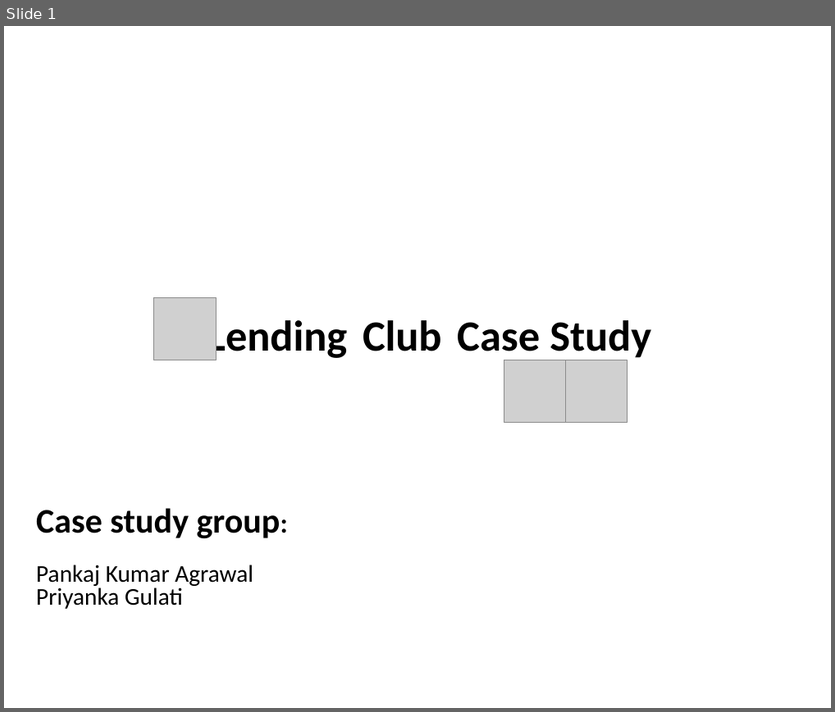
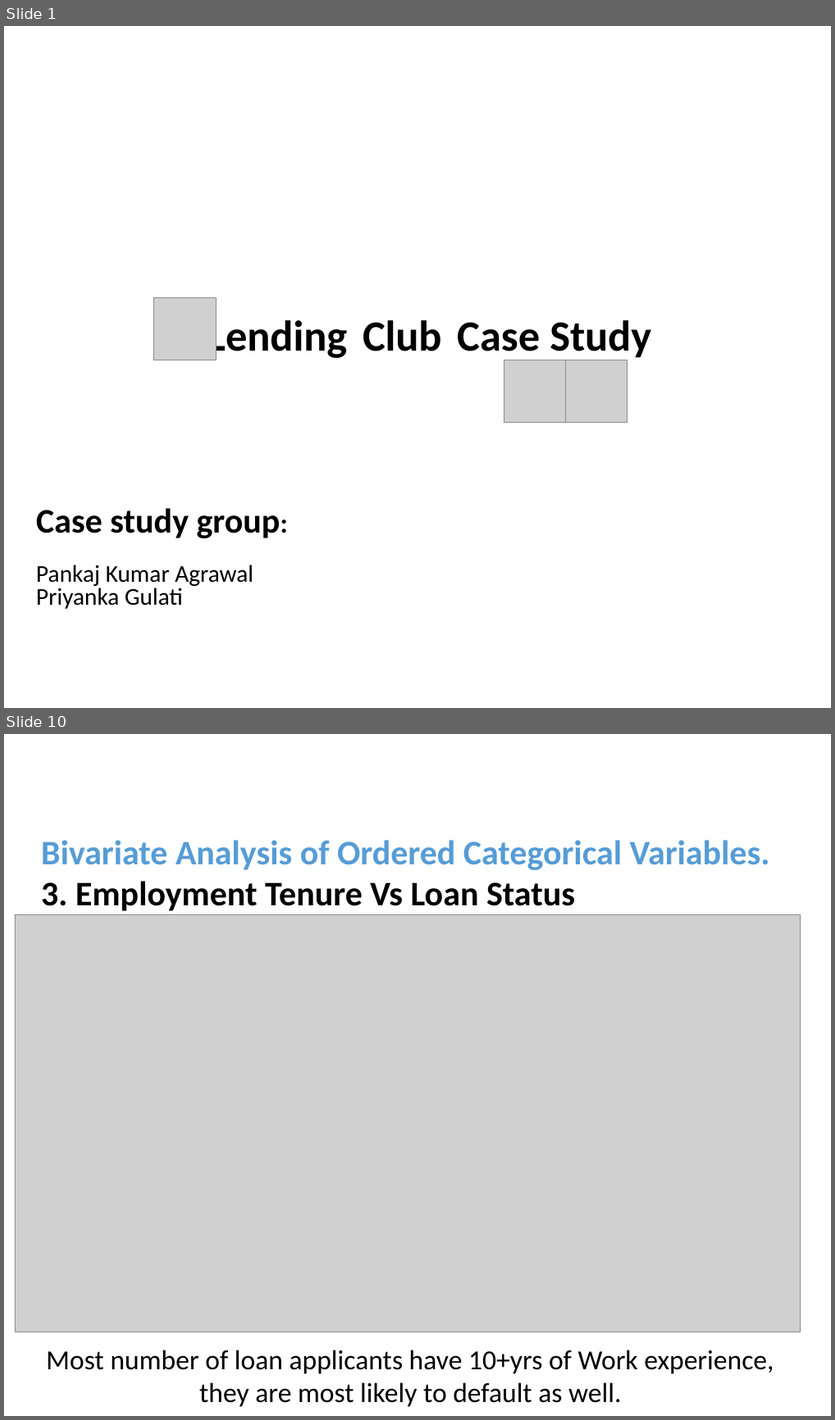
Before and after one commit to pankaj8blr/lendingClub, a slide deck: lending_club_case_study.pptx. Shown one above the other, each under a label of ours: slide 1 before the commit, slides 1 and 10 after it; the slides between them are not shown. The pictures are 835x712 and 835x1420 pixels, drawn with LibreOffice and Linux fonts; fonts in the diff are those of the drawing; grey boxes stand for pictures; background and template pictures are left out. Boxes give left, top, right and bottom in pixels: in the first picture for what was removed or moved away, otherwise in the second. Text is boxed around its words. In the diff, an @@ line names an element or a change of style, - is before the commit and + after.

```diff
--- a/lending_club_case_study.pptx
+++ b/lending_club_case_study.pptx
@@ slide 10 added at box(4, 734, 831, 1416), background #FFFFFF @@
@@ text added at box(41, 840, 770, 911), 40 pt, text #569CD6, bold @@
+Bivariate Analysis of Ordered Categorical Variables.
+3. Employment Tenure Vs Loan Status
@@ picture added at box(15, 914, 799, 1332) @@
@@ text added at box(46, 1350, 773, 1407), 32 pt, text #000000 @@
+Most number of loan applicants have 10+yrs of Work experience, they are most likely to default as well.
```
Also in this commit, not shown: 5 slides changed, 14 other slides added, 1 slide removed, 2 other files.
